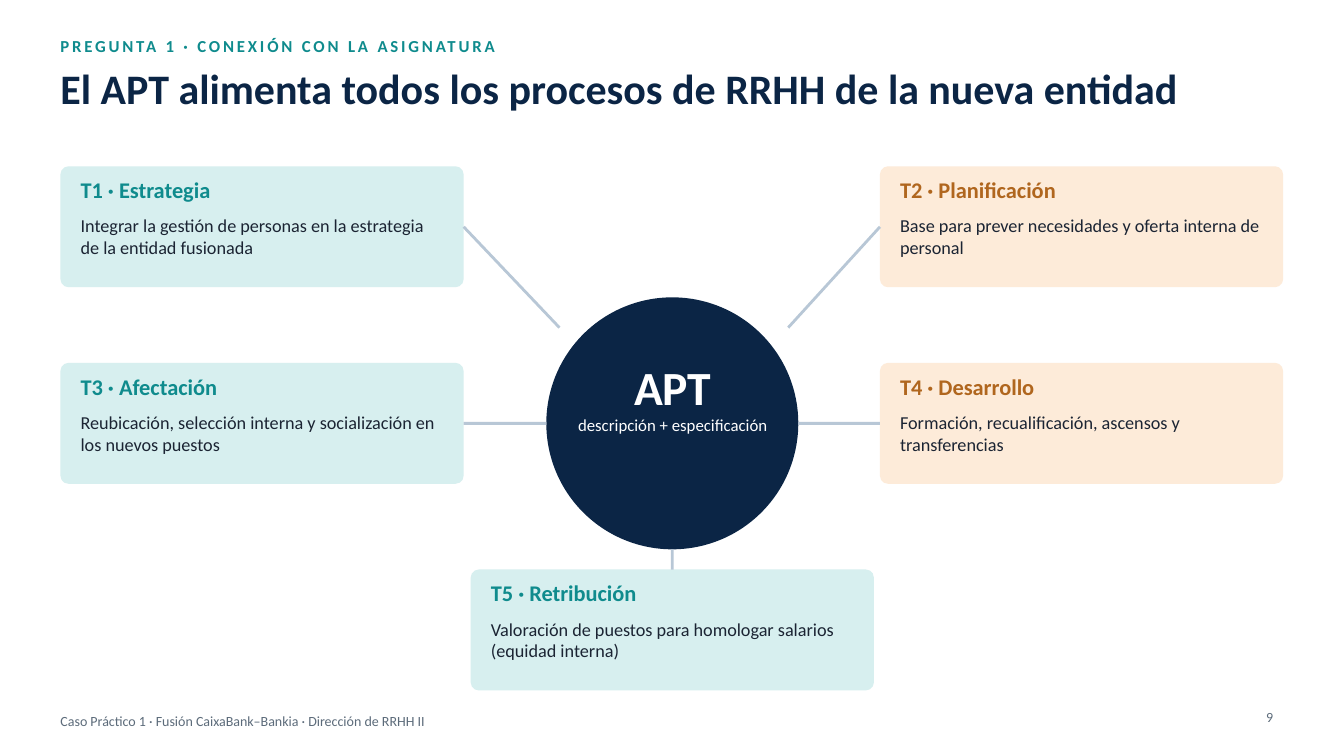
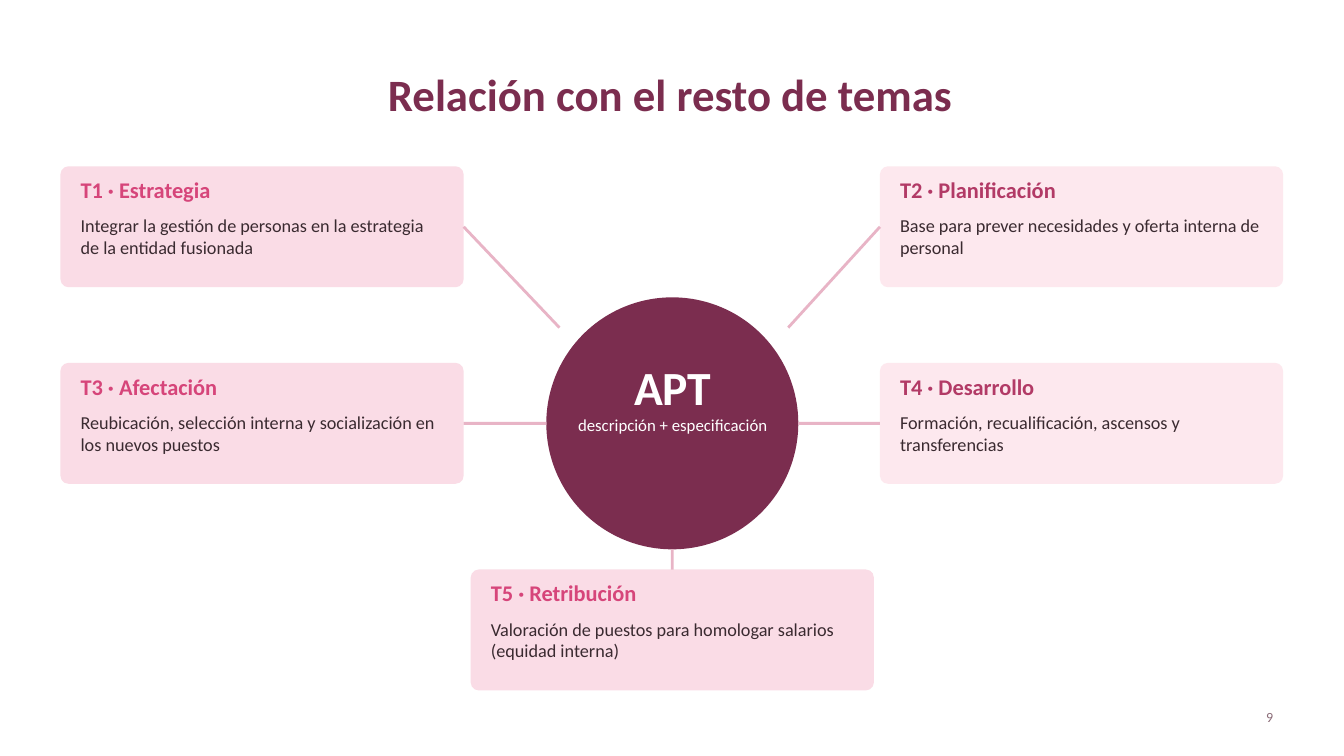
Before and after one commit to germancoortes/Ascensor, a slide deck: slide 9 of caso_caixabank_bankia/Presentacion_Fusion_CaixaBank_Bankia.pptx. Drawn at 1344x756 pixels with LibreOffice and Linux fonts; fonts in the diff are those of the drawing. Boxes give left, top, right and bottom in pixels: in the first picture for what was removed or moved away, otherwise in the second. Text is boxed around its words. In the diff, an @@ line names an element or a change of style, - is before the commit and + after.

```diff
--- a/caso_caixabank_bankia/Presentacion_Fusion_CaixaBank_Bankia.pptx
+++ b/caso_caixabank_bankia/Presentacion_Fusion_CaixaBank_Bankia.pptx
@@ title "Relación con el resto de ..." at [388, 79, 952, 112]: vertical alignment top to middle @@
@@ text removed at [166, 41, 174, 52] @@
-PREGUNTA 1 · CONEXIÓN CON LA ASIGNATURA
@@ title at [388, 79, 952, 112]: text changed; size 30 to 32 pt; text colour #0B2545 to #7B2D4F @@
-El APT alimenta todos los procesos de RRHH de la nueva entidad
+Relación con el resto de temas
@@ rounded rectangle at [880, 166, 1284, 287]: fill #FDEBD9 to #FDE8EE @@
@@ text "T2 · Planificación" at [900, 182, 1055, 198]: text colour #B0661E to #B23A66 @@
@@ line (464, 227) - (560, 328): stroke #B8C7D6 2 pt to #E8B4C6 2 pt @@
@@ line (880, 227) - (788, 328): stroke #B8C7D6 2 pt to #E8B4C6 2 pt @@
@@ ellipse at [546, 297, 799, 549]: fill #0B2545 to #7B2D4F @@
@@ rounded rectangle at [880, 363, 1284, 484]: fill #FDEBD9 to #FDE8EE @@
@@ text "T4 · Desarrollo" at [900, 379, 1034, 395]: text colour #B0661E to #B23A66 @@
@@ line (464, 423) - (546, 423): stroke #B8C7D6 2 pt to #E8B4C6 2 pt @@
@@ line (880, 423) - (799, 423): stroke #B8C7D6 2 pt to #E8B4C6 2 pt @@
@@ line (673, 549) - (673, 570): stroke #B8C7D6 2 pt to #E8B4C6 2 pt @@
@@ fill #D7EFEF to #FADCE6 in 3 elements at [60, 166, 464, 287], [60, 363, 464, 484], [471, 570, 874, 691] @@
@@ text colour #0F8B8D to #D6457A in 3 elements at [81, 182, 210, 202], [81, 379, 217, 395], [491, 585, 636, 601] @@
@@ text colour #1B2433 to #3A2A30 in 5 elements at [81, 219, 424, 254], [900, 219, 1260, 257], [81, 416, 435, 454], [900, 416, 1180, 451], [491, 623, 834, 660] @@
@@ text removed at [60, 716, 425, 726] @@
-Caso Práctico 1 · Fusión CaixaBank–Bankia · Dirección de RRHH II
@@ page number at [1266, 713, 1273, 722]: text colour #5C6B7A to #8A6B77 @@
```
Also in this commit, not shown: 20 other slides changed, 1 slide added, 2 slides removed, 6 other files.
